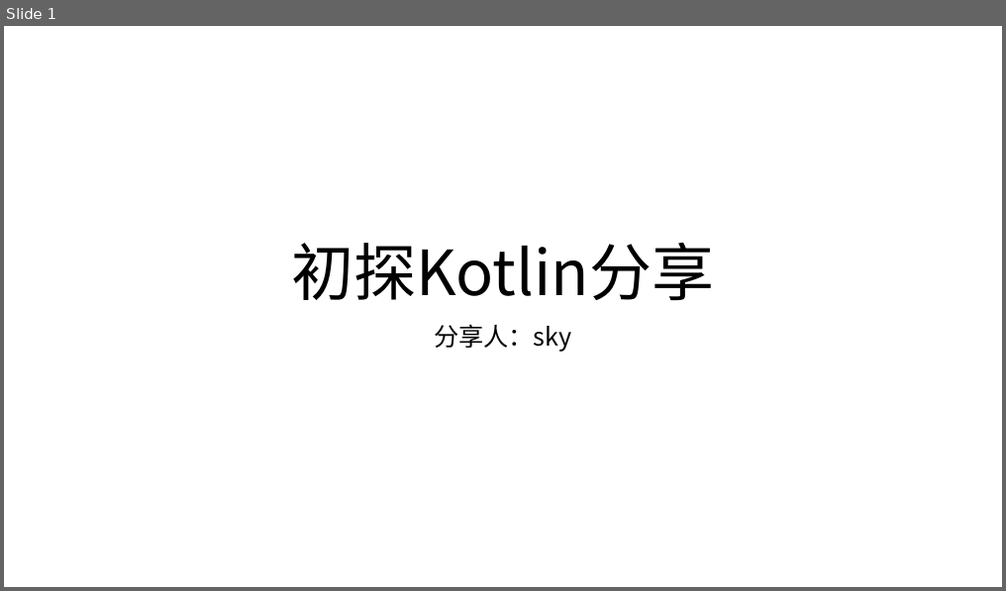
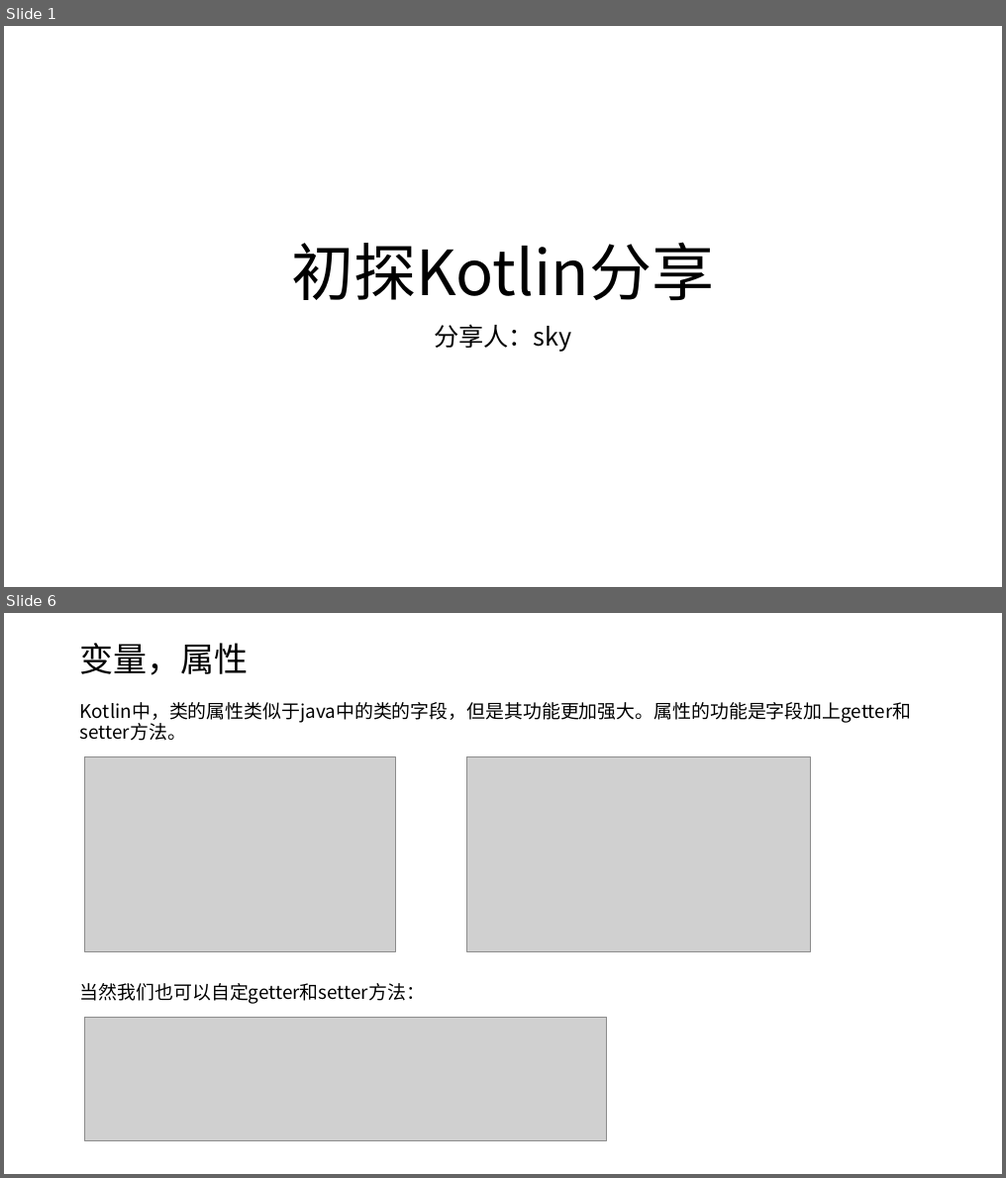
Before and after one commit to shenbibo/KotlinWeather, a slide deck: docs/初探kotlin.pptx. Shown one above the other, each under a label of ours: slide 1 before the commit, slides 1 and 6 after it; the slides between them are not shown. The pictures are 1006x591 and 1006x1178 pixels, drawn with LibreOffice and Linux fonts; fonts in the diff are those of the drawing; grey boxes stand for pictures. Boxes give left, top, right and bottom in pixels: in the first picture for what was removed or moved away, otherwise in the second. Text is boxed around its words. In the diff, an @@ line names an element or a change of style, - is before the commit and + after.

Commit message:
新增字段ppt页

```diff
--- a/docs/初探kotlin.pptx
+++ b/docs/初探kotlin.pptx
@@ slide 6 added at [4, 613, 1002, 1174], background #FFFFFF @@
@@ title added at [80, 643, 249, 675], 32.4 pt, text #000000 @@
+变量，属性
@@ text added at [80, 702, 912, 1004], 18 pt, text #000000 @@
+Kotlin中，类的属性类似于java中的类的字段，但是其功能更加强大。属性的功能是字段加上getter和setter方法。
+当然我们也可以自定getter和setter方法：
@@ picture added at [84, 758, 395, 952] @@
@@ picture added at [467, 758, 811, 952] @@
@@ picture added at [84, 1017, 607, 1142] @@
```
Also in this commit, not shown: 2 slides changed, 1 other slide added.
